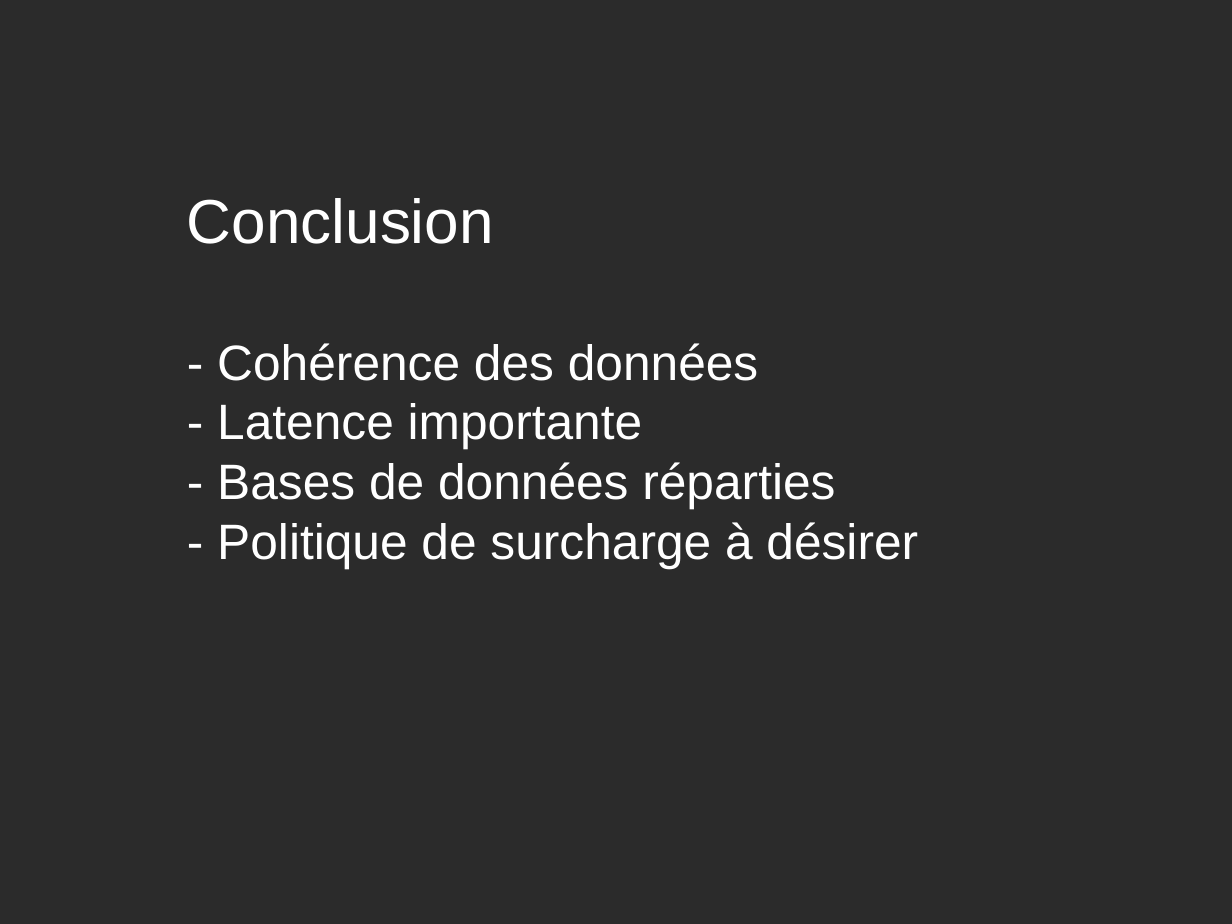
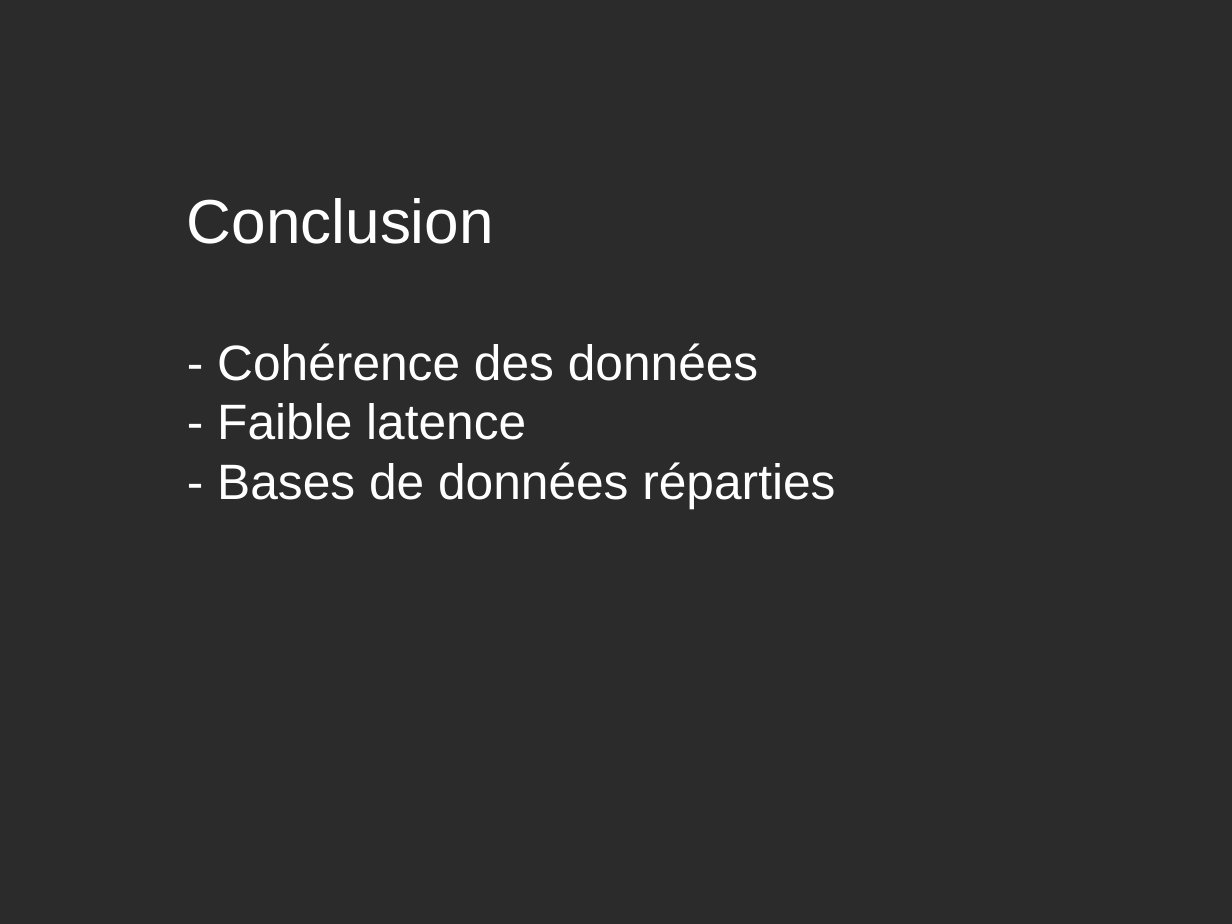
Before and after one commit to LucasChezToi/ABDR, a slide deck: slide 9 of Présentation/présentation.odp. Drawn at 1232x924 pixels with LibreOffice and Linux fonts; fonts in the diff are those of the drawing; background and template pictures are left out; a plain dark background stands for a picture behind light text. Boxes give left, top, right and bottom in pixels: in the first picture for what was removed or moved away, otherwise in the second. Text is boxed around its words. In the diff, an @@ line names an element or a change of style, - is before the commit and + after.

```diff
--- a/Présentation/présentation.odp
+++ b/Présentation/présentation.odp
@@ text at box(217, 403, 526, 440): text changed @@
-- Latence importante
+- Faible latence
@@ text at box(217, 522, 918, 568): paragraph removed @@
-- Politique de surcharge à désirer
```
Also in this commit, not shown: 1 other slide changed, 2 other files.
